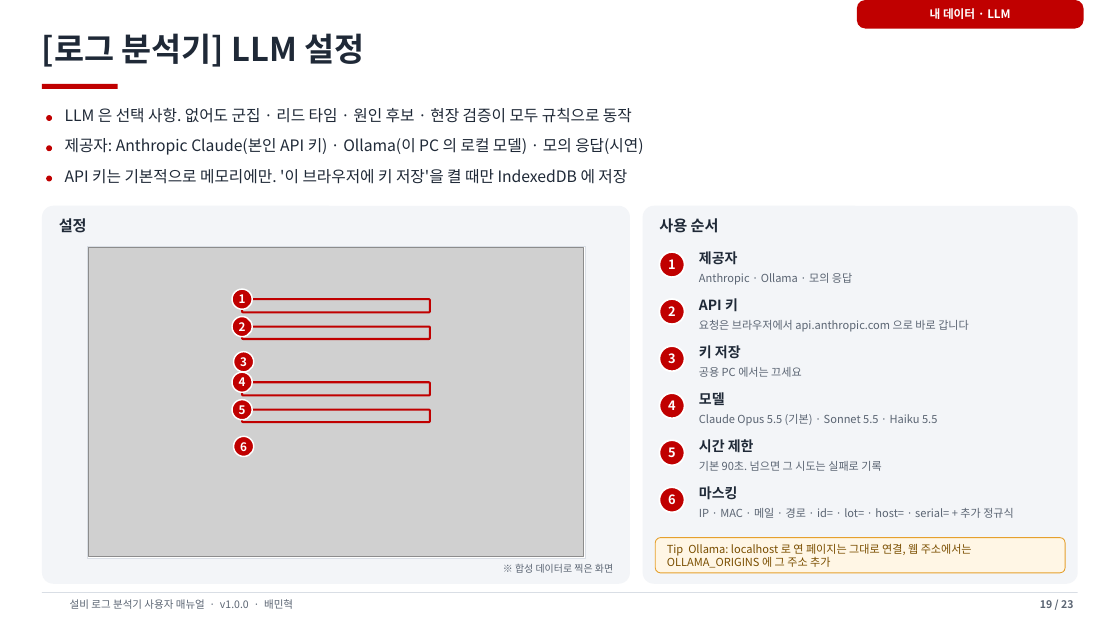
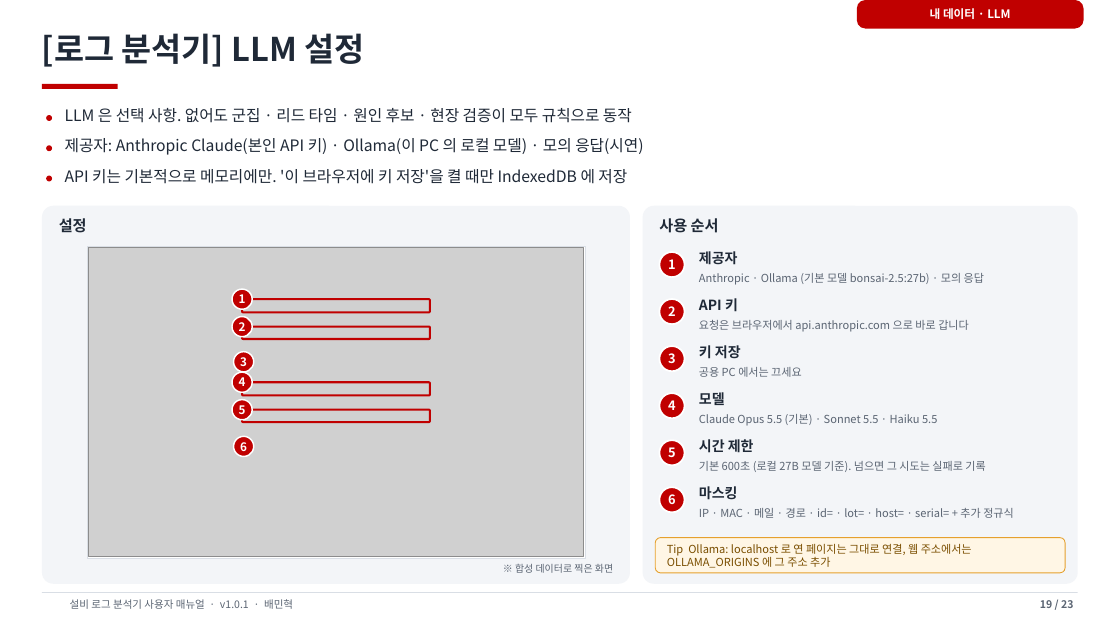
Before and after one commit to mhbae-semi-lab/log-analyzer, a slide deck: slide 19 of docs/manual/Log-Analyzer-User-Manual-ko.pptx. Drawn at 1120x630 pixels with LibreOffice and Linux fonts; fonts in the diff are those of the drawing; grey boxes stand for pictures; background and template pictures are left out. Boxes give left, top, right and bottom in pixels: in the first picture for what was removed or moved away, otherwise in the second. Text is boxed around its words. In the diff, an @@ line names an element or a change of style, - is before the commit and + after.

```diff
--- a/docs/manual/Log-Analyzer-User-Manual-ko.pptx
+++ b/docs/manual/Log-Analyzer-User-Manual-ko.pptx
@@ text at (x1=699, y1=273, x2=984, y2=285): text changed @@
-Anthropic · Ollama · 모의 응답
+Anthropic · Ollama (기본 모델 bonsai-2.5:27b) · 모의 응답
@@ text at (x1=699, y1=461, x2=985, y2=472): text changed @@
-기본 90초. 넘으면 그 시도는 실패로 기록
+기본 600초 (로컬 27B 모델 기준). 넘으면 그 시도는 실패로 기록
@@ text at (x1=70, y1=599, x2=293, y2=609): text changed @@
-설비 로그 분석기 사용자 매뉴얼 · v1.0.0 · 배민혁
+설비 로그 분석기 사용자 매뉴얼 · v1.0.1 · 배민혁
```
Also in this commit, not shown: 22 other slides changed, 9 other files.
